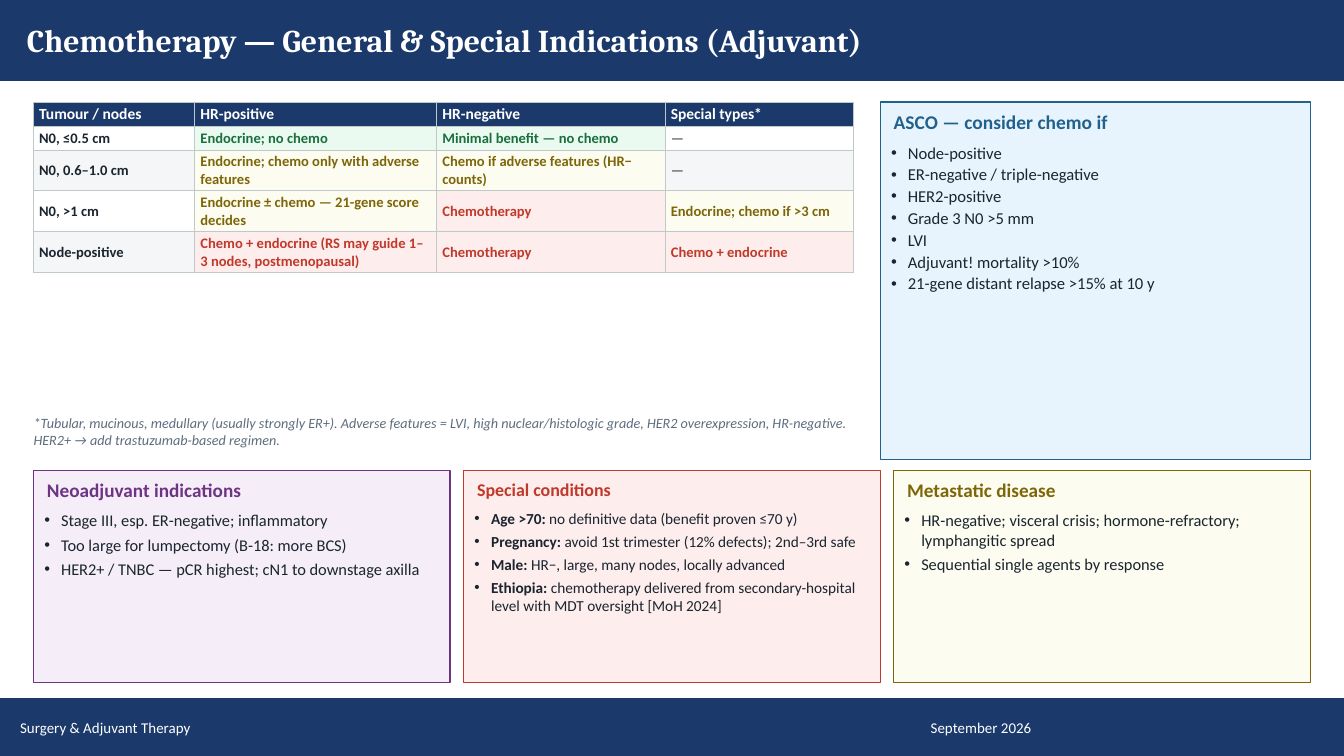
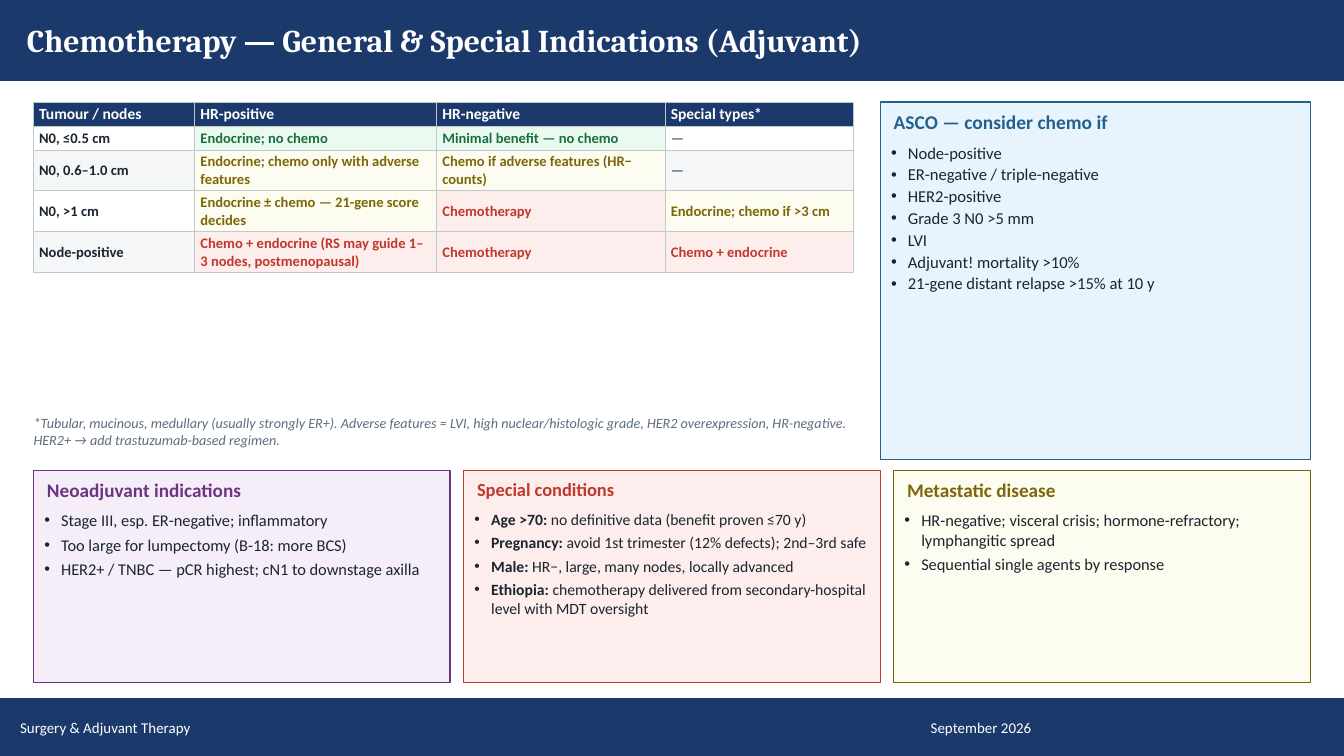
Before and after one commit to Muluamlak/Phone, a slide deck: slide 56 of BreastCancer_Management_Visual_65.pptx. Drawn at 1344x756 pixels with LibreOffice and Linux fonts; fonts in the diff are those of the drawing. Boxes give left, top, right and bottom in pixels: in the first picture for what was removed or moved away, otherwise in the second. Text is boxed around its words. In the diff, an @@ line names an element or a change of style, - is before the commit and + after.

```diff
--- a/BreastCancer_Management_Visual_65.pptx
+++ b/BreastCancer_Management_Visual_65.pptx
@@ text "Special conditions" at <box>477,483,614,499</box>: size 9.7 to 9.9 pt @@
@@ text at <box>491,514,866,575</box>: size 8.2 to 8.4 pt in "Age >70: no definitive data (benefit proven ...", "Pregnancy: avoid 1st trimester (12% defects); 2nd–3rd ...", "Male: HR−, large, many nodes, locally advanced" @@
@@ text at <box>491,584,866,617</box>: text changed; size 8.2 to 8.4 pt @@
-• Ethiopia: chemotherapy delivered from secondary-hospital level with MDT oversight [MoH 2024]
+• Ethiopia: chemotherapy delivered from secondary-hospital level with MDT oversight
```
Also in this commit, not shown: 6 other slides changed, 1 slide added.
